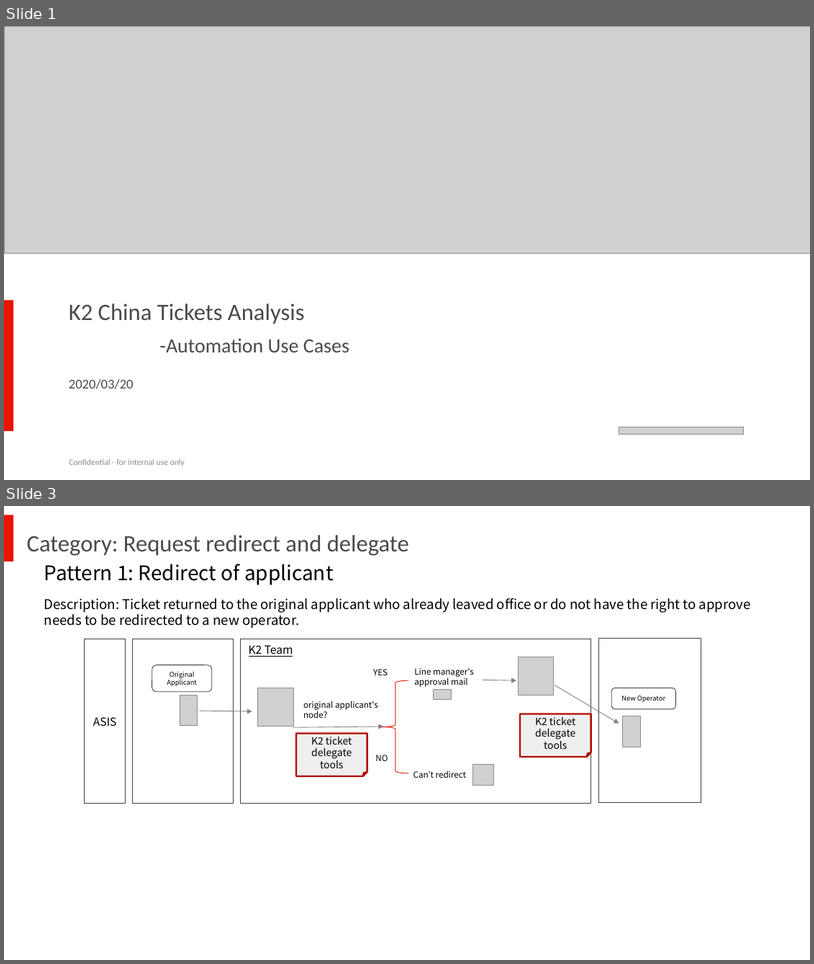
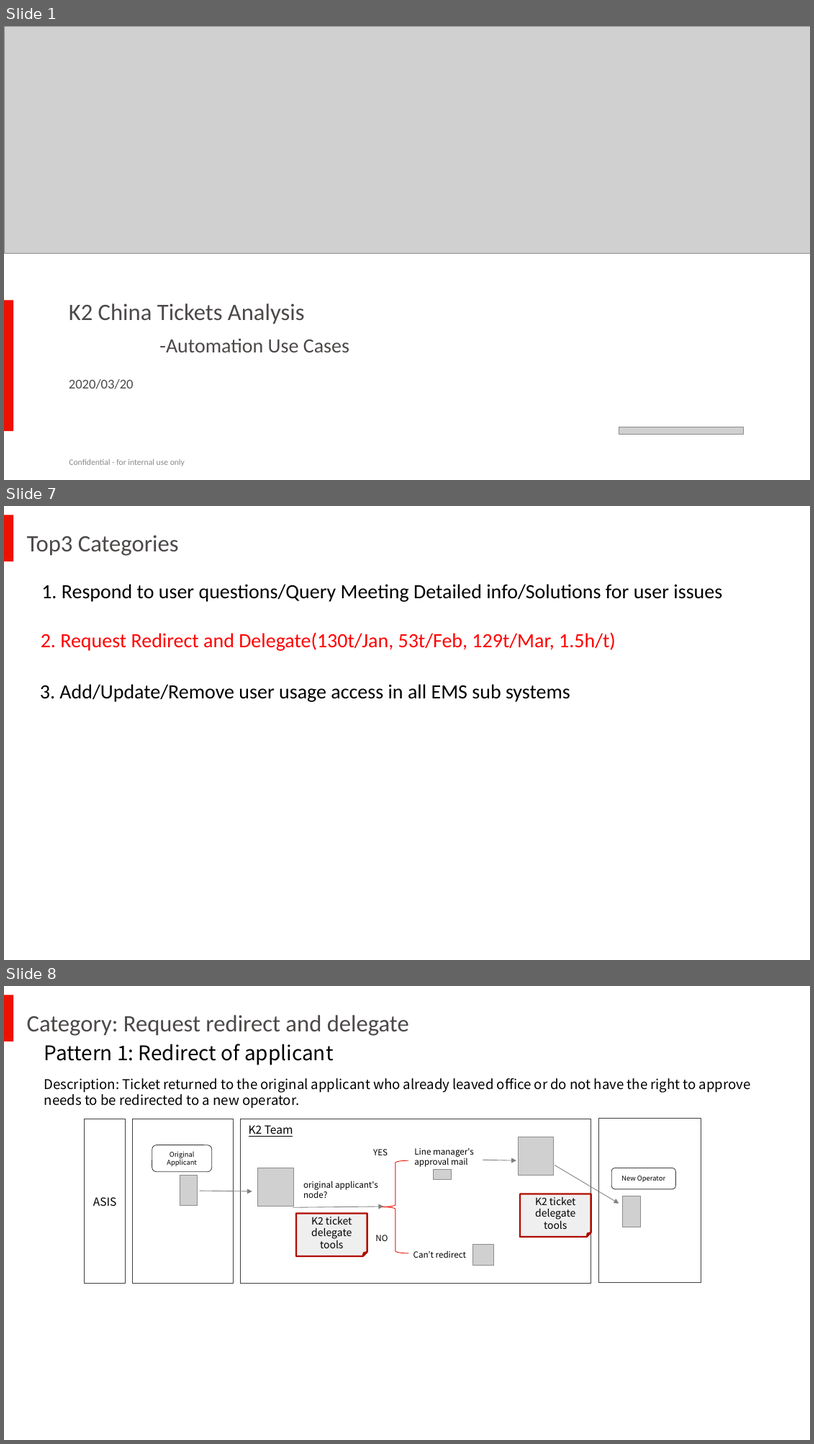
Before and after one commit to liliad1/takeda-doc, a slide deck: india/【K2 China】Automation UseCases-20200320-v0.5.pptx. Shown one above the other, each under a label of ours: slides 1 and 3 before the commit, slides 1, 7 and 8 after it; the slides between them are not shown. The pictures are 814x964 and 814x1444 pixels, drawn with LibreOffice and Linux fonts; fonts in the diff are those of the drawing; grey boxes stand for pictures; background and template pictures are left out. Boxes give left, top, right and bottom in pixels: in the first picture for what was removed or moved away, otherwise in the second. Text is boxed around its words. In the diff, an @@ line names an element or a change of style, - is before the commit and + after.

```diff
--- a/india/【K2 China】Automation UseCases-20200320-v0.5.pptx
+++ b/india/【K2 China】Automation UseCases-20200320-v0.5.pptx
@@ slide 7 added at (x1=4, y1=506, x2=810, y2=960), background #FFFFFF; not listed: 1 template element that a slide beside it also shows @@
@@ title added at (x1=27, y1=535, x2=179, y2=556), 28 pt, text #4C4948 @@
+Top3 Categories
@@ text added at (x1=41, y1=584, x2=723, y2=602), 24 pt, text #000000 @@
+1. Respond to user questions/Query Meeting Detailed info/Solutions for user issues
@@ text added at (x1=41, y1=632, x2=616, y2=651), 24 pt, text #FF0000 @@
+2. Request Redirect and Delegate(130t/Jan, 53t/Feb, 129t/Mar, 1.5h/t)
@@ text added at (x1=40, y1=684, x2=571, y2=702), 24 pt, text #000000 @@
+3. Add/Update/Remove user usage access in all EMS sub systems
@@ what was slide 3 is now slide 8 @@
```
Also in this commit, not shown: 1 slide changed, 4 other slides added, 2 other files.
